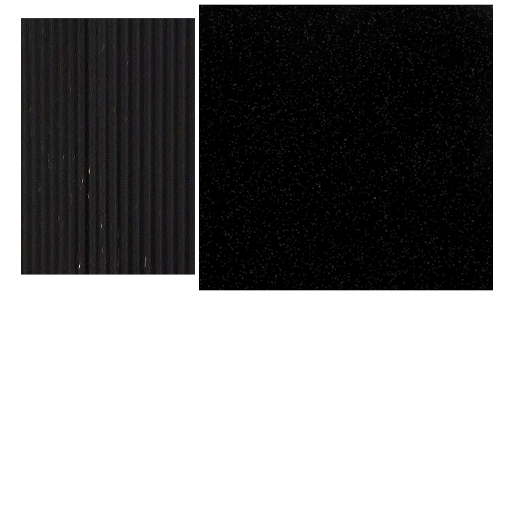
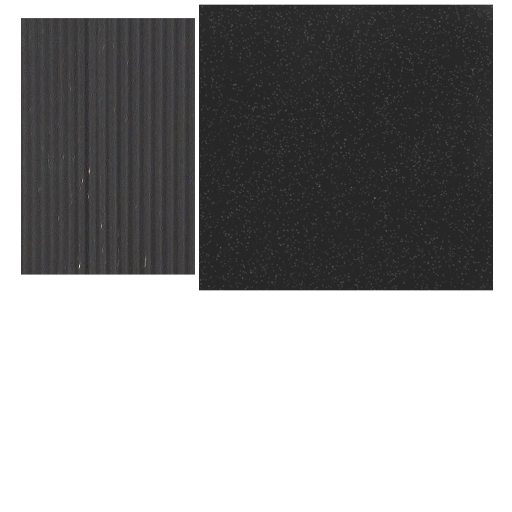
Before/after of a w=512, h=512 layered artwork. What changed in the layer stack:
painted on "Pasted Layer #1" over <box>21,18,195,275</box>
painted on "Layer" over <box>199,4,493,291</box>
